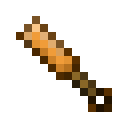
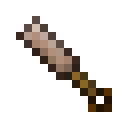
Layers edited between the first and the second 128 x 128 image:
pixels changed over 16, 16, 80, 80 (layer not identified)
